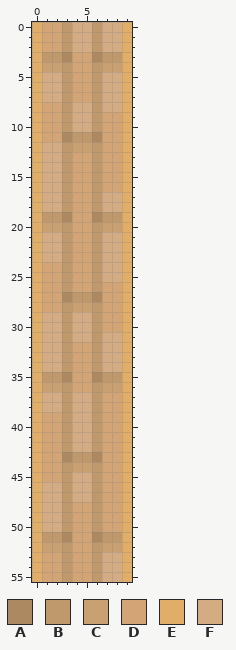
Pixel-art file -- Assets/Art/Interactables/wood wall.aseprite. The first picture shows the starting point.
10x56 pixels, 1 frame. Colours within 5 levels of each other are drawn and written as one.
Palette (. is transparent): A #ac8961  B #bf986c  C #c9a071  D #d3a576  E #e1ae6a  F #d4ac84
Pixels before, first column x 0:
 0 EDDBFFBFFE
 1 EDDBFFBFFE
 2 EDDBFFBFFE
 3 EBBADDABBE
 4 ECCBDDBCCE
 5 EFFBDDBFFE
 6 EFFBDDBFFE
 7 EFFBDDBFFE
 8 EDDBFFBFFE
 9 EDDBFFBDDE
10 EDDBFFBDDE
11 EDDABBADDE
12 EFFBCCBDDE
13 EFFBDDBDDE
14 EFFBDDBDDE
15 EFFBDDBDDE
16 EFFBDDBDDE
17 EFFBDDBFFE
18 EFFBDDBFFE
19 EBBADDABBE
20 ECCBDDBCCE
21 EFFBDDBFFE
22 EFFBDDBFFE
23 EFFBDDBFFE
24 EDDBDDBFFE
25 EDDBDDBFFE
26 EDDBDDBDDE
27 EDDABBADDE
28 EDDBCCBDDE
29 EFFBFFBDDE
30 EFFBFFBDDE
31 EFFBFFBFFE
32 EFFBDDBFFE
33 EFFBDDBFFE
34 EFFBDDBFFE
35 EBBADDABBE
36 ECCBDDBCCE
37 EFFBFFBDDE
38 EFFBFFBDDE
39 EDDBFFBDDE
40 EDDBFFBDDE
41 EDDBFFBDDE
42 EDDBFFBDDE
43 EDDABBADDE
44 EDDBCCBDDE
45 EDDBFFBDDE
46 EFFBFFBDDE
47 EFFBFFBDDE
48 EFFBDDBDDE
49 EFFBDDBDDE
50 EFFBDDBDDE
51 EBBADDABBE
52 ECCBDDBCCE
53 EDDBDDBFFE
54 EDDBDDBFFE
55 EDDBDDBFFE
After:
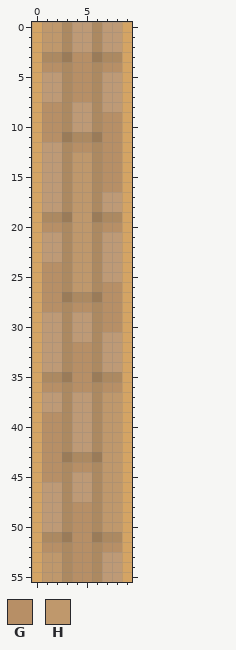
Colours new in this view: G #b78f66  H #bf986c
Log entry: updated windmill & ramen wall colors
Edits made:
colour A: #ac8961 -> #9a7b58
colour B: #bf986c -> #ac8961
colour E: #e1ae6a -> #d4a464
colour F: #d4ac84 -> #be9a76
Changed rows in their new state; - is a pixel that keeps its letter.
first column x 1:
 0 HH------
 1 HH------
 2 HH------
 3 ---GG---
 4 GG-GG-GG
 5 ---GG---
 6 ---GG---
 7 ---GG---
 8 GG------
 9 GG----GG
10 GG----GG
11 GG----GG
12 ---GG-GG
13 ---HH-GG
14 ---HH-GG
15 ---HH-GG
16 ---HH-GG
17 ---HH---
18 ---HH---
19 ---HH---
20 GG-HH-GG
21 ---HH---
22 ---HH---
23 ---HH---
24 GG-HH---
25 GG-HH---
26 GG-HH-GG
27 GG----GG
28 GG-GG-GG
29 ------GG
30 ------GG
32 ---GG---
33 ---GG---
34 ---GG---
35 ---GG---
36 GG-GG-GG
37 ------HH
38 ------HH
39 GG----HH
40 GG----HH
41 GG----HH
42 GG----HH
43 GG----HH
44 GG-GG-HH
45 GG----HH
46 ------HH
47 ------HH
48 ---GG-HH
49 ---GG-HH
50 ---GG-HH
51 ---GG---
52 GG-GG-GG
53 HH-GG---
54 HH-GG---
55 HH-GG---
Boxes around the changes in both pictures, in picture pixels (x1, y1, x2, y2):
changed: (32, 22, 132, 582)
